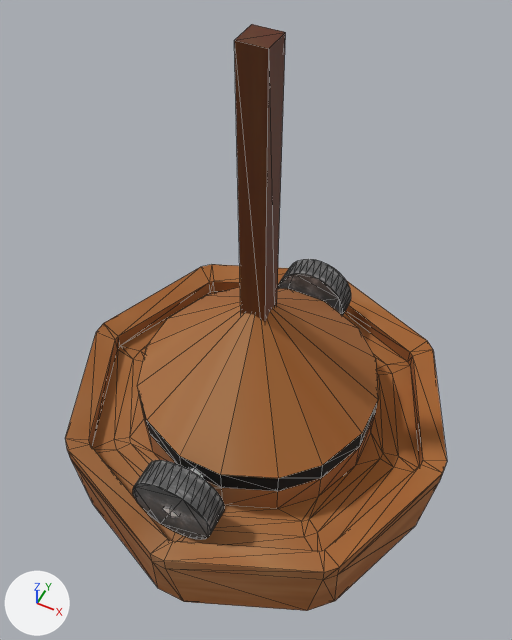
The glTF model editor/public/assets/models/RiceMill.glb, before and after one commit.
One viewpoint serves both versions: a 50 mm lens placed at (2.7, -2.45, 4.78), pointed at (1.52, -0.09, 1.84). The axes (+X, +Y, +Z) are drawn at lower left. The lights are the same throughout. The first picture is the older version. Mesh edges are drawn as thin lines. Where no turn or scale is listed for an object, it has been applied to the vertices.

The scene before the commit, as lines of its bpy script (objects in view):
```python
mat_material = principled_material('Material')
mat_material.texture = img_brown
mat_material.roughness = 1.0
me_cube = bpy.data.meshes.new('Cube')
me_cube.from_pydata(...)  # 193 vertices, 396 faces; spans x -1.24..1.24, y -1.24..1.24, z -0.24..1.28
# faces by material slot: [364, 32]
me_cube.materials.append(mat_material)  # picture img_brown
me_cube.materials.append(mat_material_002)  # black #000000
me_cube_001 = bpy.data.meshes.new('Cube.001')
me_cube_001.from_pydata(...)  # a box spanning x -0.08..0.08, y -0.08..0.08, z -1.0..1.0
me_cube_001.materials.append(mat_material_006)  # picture img_brown3
me_cylinder_002 = bpy.data.meshes.new('Cylinder.002')
me_cylinder_002.from_pydata(...)  # 72 vertices, 136 faces; spans x -0.257..0.243, y -0.984..0.016, z -0.251..0.249
# faces by material slot: [124, 12]
me_cylinder_002.materials.append(mat_material_001)  # picture img_rock
me_cylinder_002.materials.append(None)
ob_cube = bpy.data.objects.new('Cube', me_cube)
ob_cube.location = (1.499, -0.007, 0.65)
ob_cube_001 = bpy.data.objects.new('Cube.001', me_cube_001)
ob_cube_001.location = (1.499, -0.007, 2.431)
ob_cylinder = bpy.data.objects.new('Cylinder', me_cylinder_002)
ob_cylinder.location = (1.469, -0.043, 1.143)
# also in view: 'Cube.002' at (1.51, 0.44, 1.15)
```
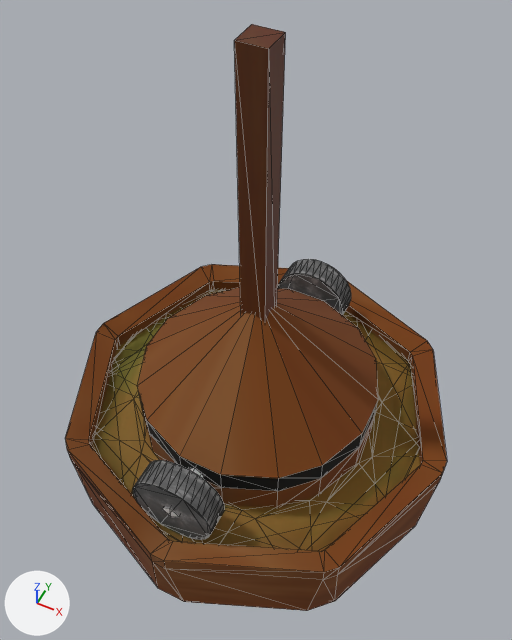
What differs and where, as boxes [x1, y1, x2, y2] in the pictures (512 x 640 px):
'Cube', surface changed (darker): [65, 264, 447, 611] in both
'Plane.002', added: after [92, 289, 420, 551]

The change in detail:
Picture 'BROWN2' (img_brown2) is new.
Material 'Material' (mat_material) changes its picture from img_brown to img_brown2.
Material 'Material.003' (mat_material_003) is new.
Its base color is (0.793, 0.8, 0.146) (yellow #e6e76b).
Its alpha is 0.0625.
Mesh me_plane_002 is new.
It has 52 vertices, 100 faces and spans x -0.25..2.01, y -1.18..1.07, z 0.0.
It uses material mat_material_003 (yellow #e6e76b).
Object 'Plane.002' (ob_plane_002) is new; it shows me_plane_002.
Its location is (0.613, 0.048, 0.912).
